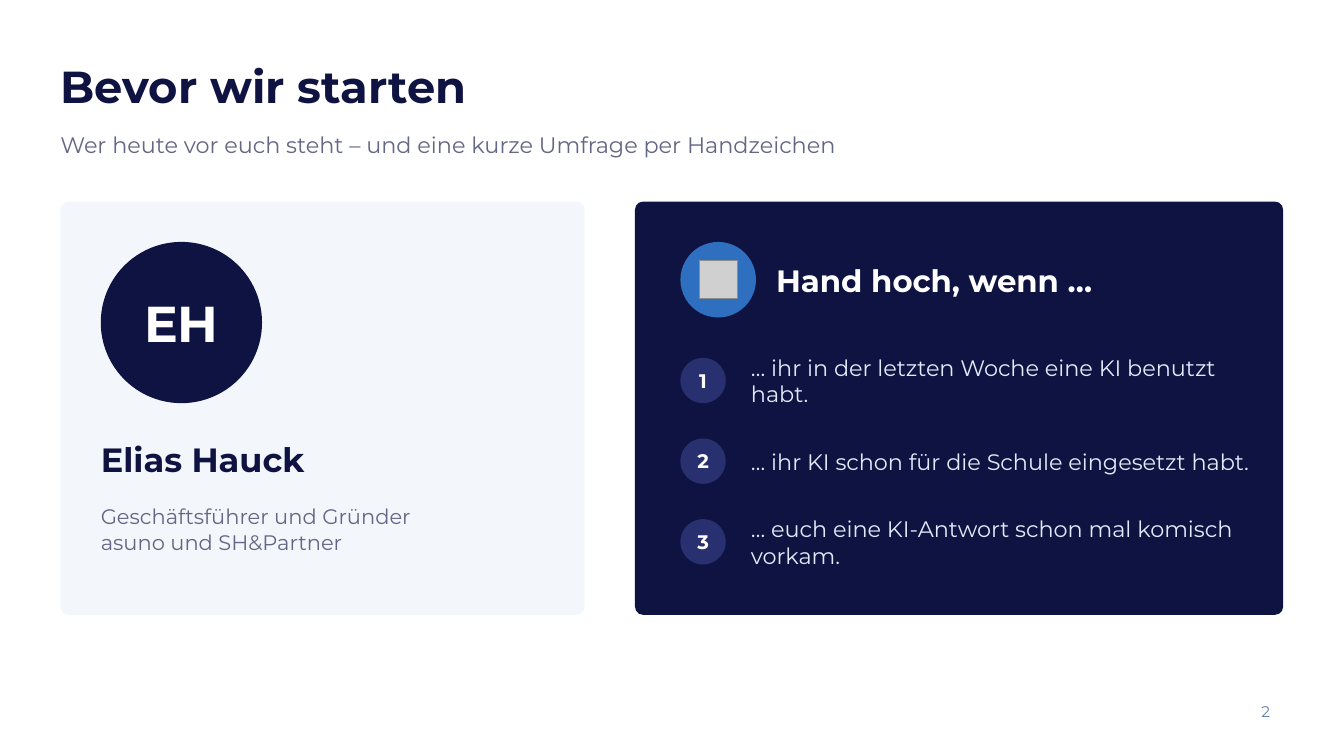
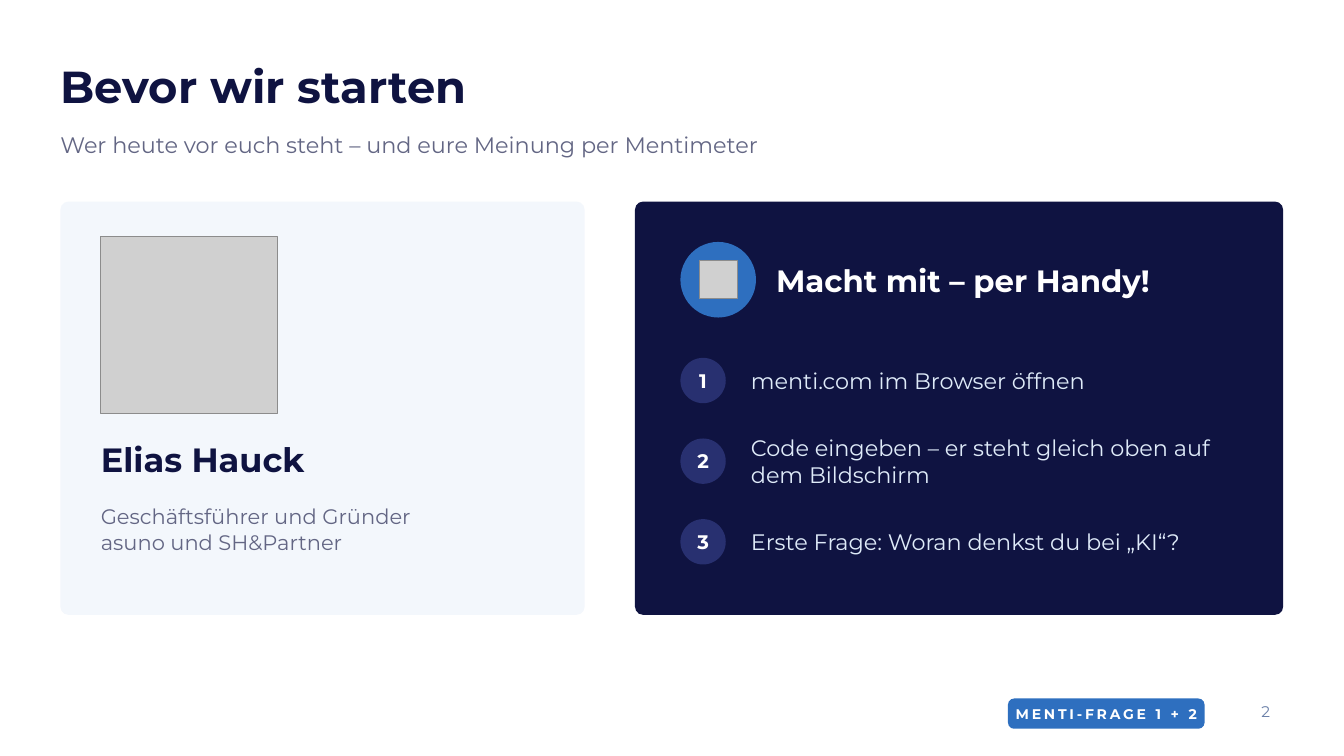
Before and after one commit to elias762/Advisory-board, a slide deck: slide 2 of ki-tag-gymnasium-sued/KI-Tag_Gymnasium-Sued_Impulsvortrag.pptx. Drawn at 1344x756 pixels with LibreOffice and Linux fonts; fonts in the diff are those of the drawing; grey boxes stand for pictures; background and template pictures are left out. Boxes give left, top, right and bottom in pixels: in the first picture for what was removed or moved away, otherwise in the second. Text is boxed around its words. In the diff, an @@ line names an element or a change of style, - is before the commit and + after.

```diff
--- a/ki-tag-gymnasium-sued/KI-Tag_Gymnasium-Sued_Impulsvortrag.pptx
+++ b/ki-tag-gymnasium-sued/KI-Tag_Gymnasium-Sued_Impulsvortrag.pptx
@@ text at bbox=[60, 136, 758, 158]: text changed @@
-Wer heute vor euch steht – und eine kurze Umfrage per Handzeichen
+Wer heute vor euch steht – und eure Meinung per Mentimeter
@@ picture added at bbox=[101, 237, 277, 413] @@
@@ ellipse removed at bbox=[101, 242, 262, 403] @@
@@ text at bbox=[776, 267, 1150, 299]: text changed @@
-Hand hoch, wenn …
+Macht mit – per Handy!
@@ text removed at bbox=[144, 306, 219, 342] @@
-EH
@@ text at bbox=[751, 372, 1085, 389]: text changed @@
-… ihr in der letzten Woche eine KI benutzt habt.
+menti.com im Browser öffnen
@@ text at bbox=[751, 439, 1210, 483]: text changed @@
-… ihr KI schon für die Schule eingesetzt habt.
+Code eingeben – er steht gleich oben auf dem Bildschirm
@@ text at bbox=[751, 533, 1180, 555]: text changed @@
-… euch eine KI-Antwort schon mal komisch vorkam.
+Erste Frage: Woran denkst du bei „KI“?
@@ rounded rectangle added at bbox=[1008, 699, 1205, 729], fill #2E6FBF @@
@@ text added at bbox=[1016, 709, 1197, 719], 10 pt, text #FFFFFF, bold @@
+MENTI-FRAGE 1 + 2
```
Also in this commit, not shown: 4 other slides changed, 7 other files.
